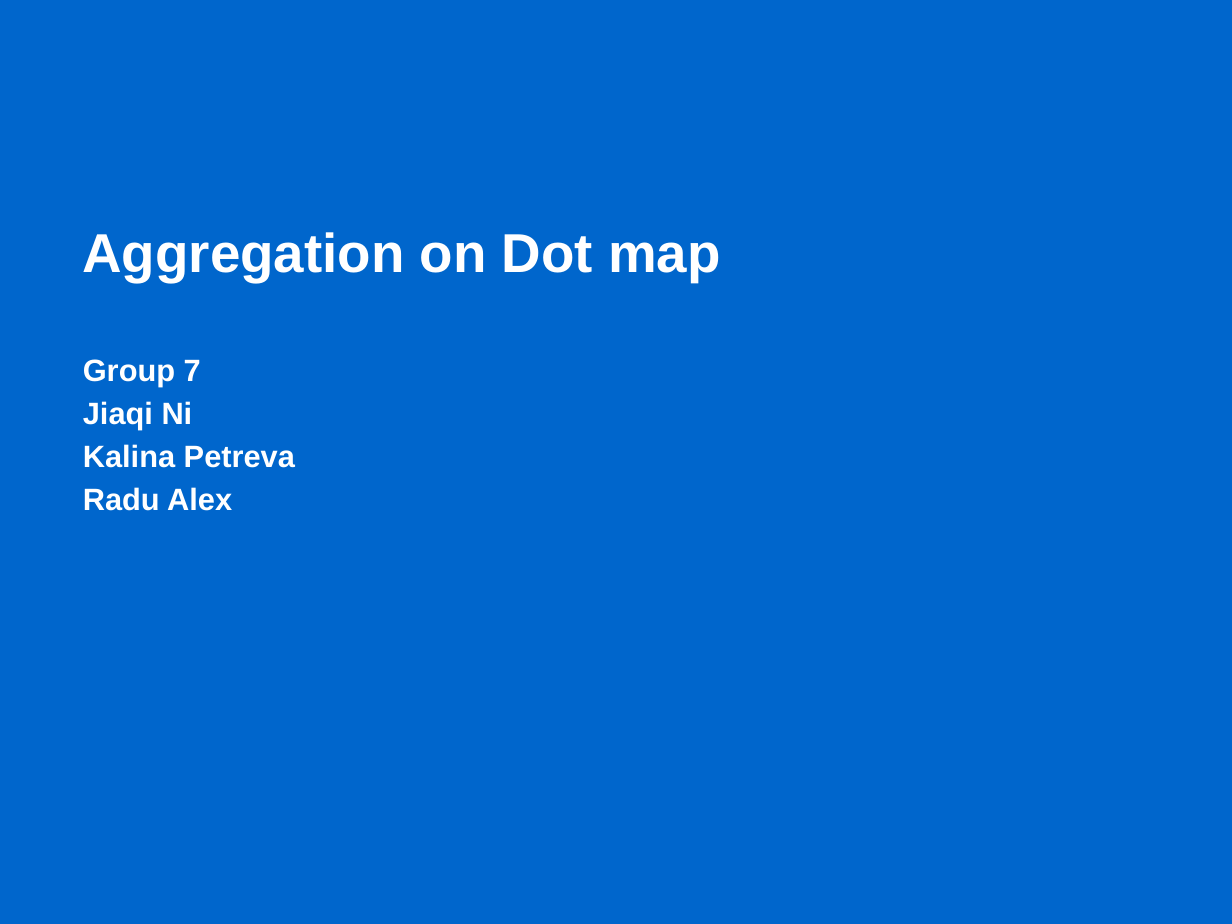
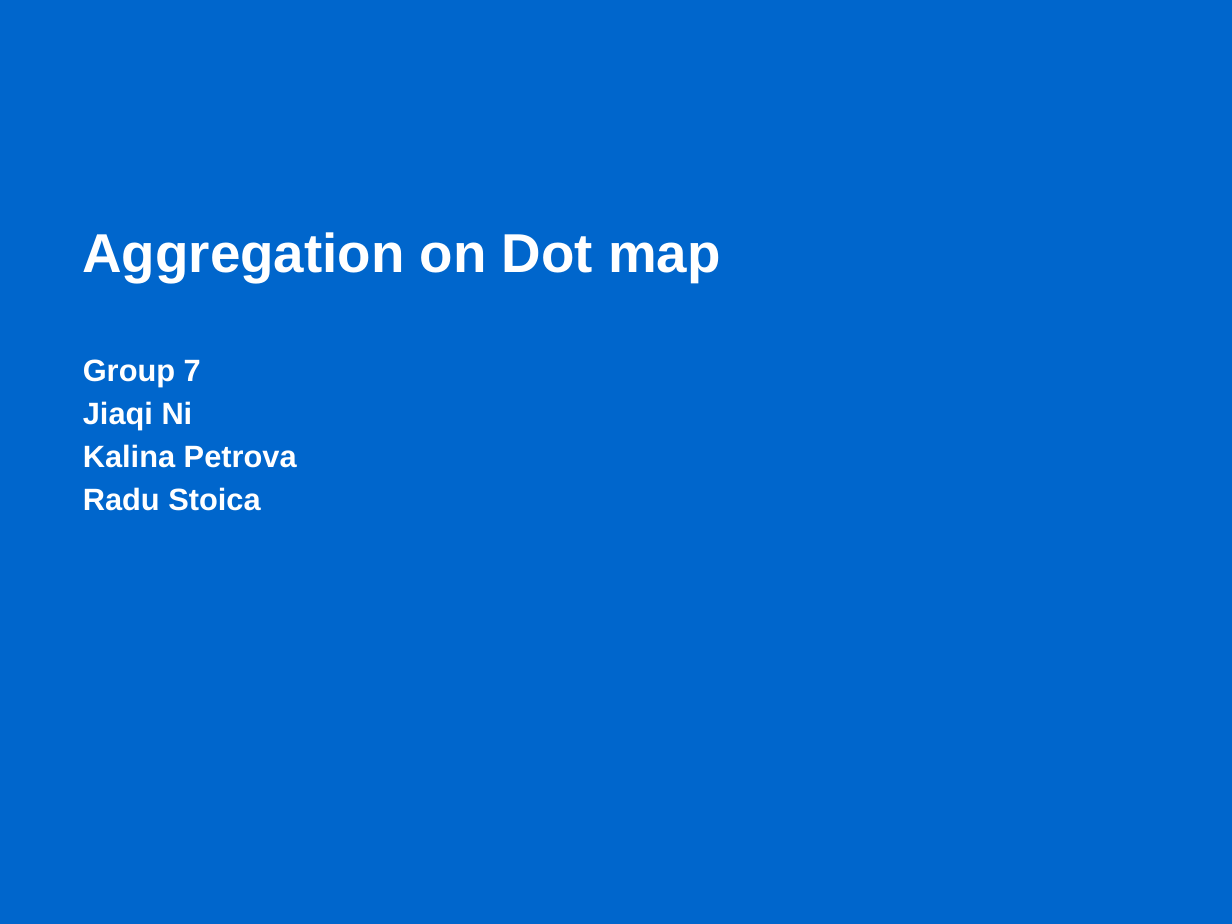
Before and after one commit to radualex/GeographicAlgsProject, a slide deck: slide 1 of GA_Group7_DotMap Final Preposition.pptx. Drawn at 1232x924 pixels with LibreOffice and Linux fonts; fonts in the diff are those of the drawing; background and template pictures are left out. Boxes give left, top, right and bottom in pixels: in the first picture for what was removed or moved away, otherwise in the second. Text is boxed around its words. In the diff, an @@ line names an element or a change of style, - is before the commit and + after.

Commit message:
final version

```diff
--- a/GA_Group7_DotMap Final Preposition.pptx
+++ b/GA_Group7_DotMap Final Preposition.pptx
@@ subtitle at bbox=[83, 444, 297, 511]: text changed @@
-Kalina Petreva
-Radu Alex
+Kalina Petrova
+Radu Stoica
```
Also in this commit, not shown: 14 other slides changed, 1 slide added.
